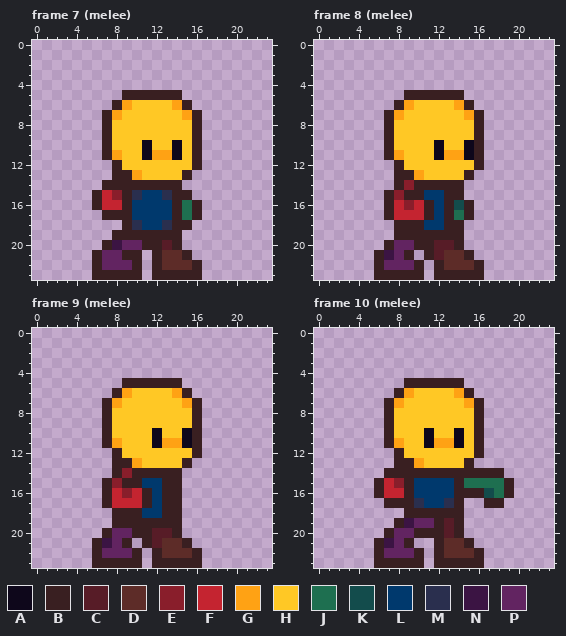
Edited in one commit: pixel-art file (assets/heroes/slinger.aseprite). The picture above was drawn from the file before the commit.
24x24 pixels, 14 frames. Shown: frame 7 (melee), frame 8 (melee), frame 9 (melee), frame 10 (melee). The commit also changed other frames, which this record leaves out.
Palette (. is transparent): A #0e071b  B #391f21  C #571c27  D #5d2c28  E #891e2b  F #c42430  G #ffa214  H #ffc825  J #1e6f50  K #134c4c  L #00396d  M #2a2f4e  N #3b1443  P #622461
New version:
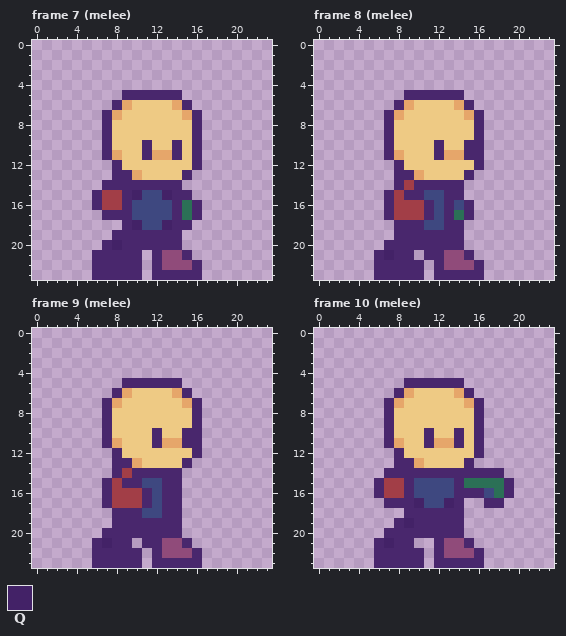
Colours new in this view: Q #432267
The exact change:
@@ palette @@
-B #391f21
+B #49276d
-D #5d2c28
+D #904b7a
-E #891e2b
+E #a23e47
-G #ffa214
+G #e6a66a
-H #ffc825
+H #eeca84
-J #1e6f50
+J #2b7056
-L #00396d
+L #3e4880
--- frame 7 (melee), layer "char"
@@ x 9..16 @@
  9 HHHHHHHB
-10 HHAHHAHB
-11 HHAGGAHB
+10 HHBHHBHB
+11 HHBGGBHB
 12 HHHHHHHB
@@ x 5..15 @@
 14 ..BBBBBBBB.
-15 .BFEBMLLMBB
-16 .BFFBLLLLBJ
+15 .BEEBQLLQBB
+16 .BEEBLLLLBJ
 17 ..BBBLLLLBJ
-18 ....BMLLMBB
+18 ....BQLLQBB
 19 ...BBBBBBB.
-20 ..BNPPBBCB.
-21 .BPPBB.BDDB
-22 .BPPPB.BDDD
+20 ..BQBBBBBB.
+21 .BBBBB.BDDB
+22 .BBBBB.BDDD
 23 .BBBBB.BBBB
--- frame 8 (melee), layer "char"
@@ x 10..17 @@
  9 HHHHHHB.
-10 HHAHHAB.
-11 HHAGGAB.
+10 HHBHHBB.
+11 HHBGGBB.
 12 HHHHHHB.
@@ x 5..16 @@
 15 ..BEBBLLBB..
-16 ..BFEFBLBKB.
-17 ..BFFFBLBJB.
+16 ..BEEEBLBLB.
+17 ..BEEEBLBJB.
 18 ...BBBLLBB..
 19 ...BBBBBBB..
-20 ..BPPBBCCB..
-21 .BNPB.BCDDB.
-22 .BPPPB.BDDDB
+20 ..BBBBBBBB..
+21 .BQBB.BBDDB.
+22 .BBBBB.BDDDB
 23 .BBBBB.BBBBB
--- frame 9 (melee), layer "char"
@@ x 10..17 @@
  9 HHHHHHB.
-10 HHAHHAB.
-11 HHAGGAB.
+10 HHBHHBB.
+11 HHBGGBB.
 12 HHHHHHB.
@@ x 5..15 @@
 15 ..BEBBLLBB.
-16 ..BFEFBLBB.
-17 ..BFFFBLBB.
+16 ..BEEEBLBB.
+17 ..BEEEBLBB.
 18 ...BBBLLBB.
 19 ...BBBBBBB.
-20 ..BPPBBCCB.
-21 .BNPB.BCDDB
-22 .BPPPB.BDDD
+20 ..BBBBBBBB.
+21 .BQBB.BBDDB
+22 .BBBBB.BDDD
 23 .BBBBB.BBBB
--- frame 10 (melee), layer "char"
@@ x 9..16 @@
  9 HHHHHHHB
-10 HHAHHAHB
-11 HHAGGAHB
+10 HHBHHBHB
+11 HHBGGBHB
 12 HHHHHHHB
@@ x 5..19 @@
 14 ..BBBBBBBBBBBB.
-15 .BFEBLLLLBJJJJB
-16 .BFFBLLLLBBBKJB
-17 ..BBBMLLMB..BB.
+15 .BEEBLLLLBJJJJB
+16 .BEEBLLLLBBBLJB
+17 ..BBBQLLQB..BB.
 18 ....BBBBBB.....
-19 ...BNPPBCB.....
-20 ..BPPBBBCB.....
-21 .BNPB..BDDB....
-22 .BPPPB.BDDDB...
+19 ...BQBBBBB.....
+20 ..BBBBBBBB.....
+21 .BQBB..BDDB....
+22 .BBBBB.BDDDB...
 23 .BBBBB.BBBBB...
Boxes around the changes in both pictures, in picture pixels (x1, y1, x2, y2):
changed: (92, 90, 202, 280)
changed: (374, 90, 484, 280)
changed: (92, 378, 202, 568)
changed: (374, 378, 514, 568)
